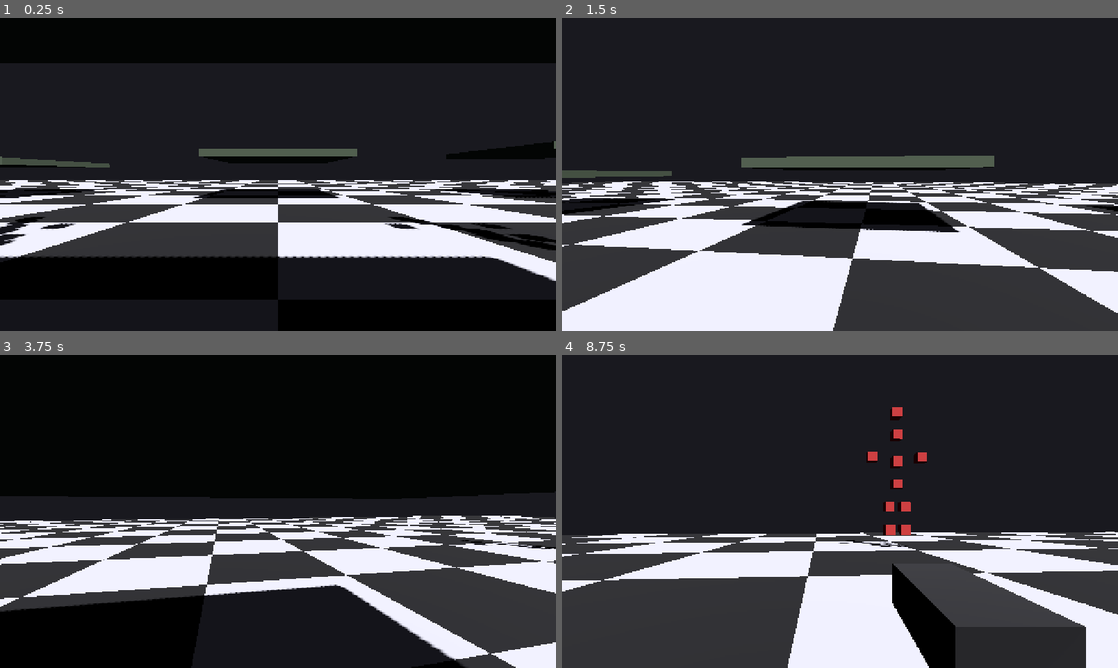
Above: before the commit, frames 1-4 (two rows, left to right).
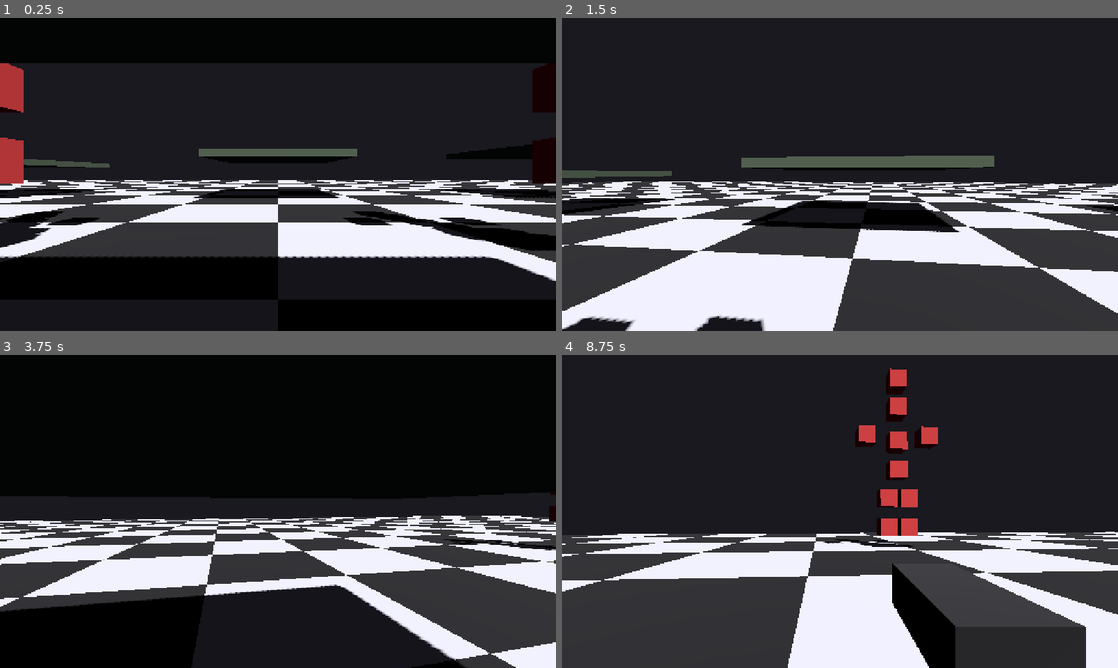
Above: after the commit, the same moments.

Repository: radomirsky/190K-G.O.P
Game: Godot game, scene res://main.tscn
Same seed, same stepped clock (60 frames per second), same inputs: the game is played once before the commit and once after it.
Inputs (mouse positions are in pixels of both pictures, inside the frame that each line leads up to):
- Up to frame 1 (0.25 s): no input
- Up to frame 2 (1.5 s): tap Enter at 0.5 s; move the mouse to (867, 174) at 0.52 s; hold W from 0.53 s (still down); tap E at 0.6 s; click (867, 174) at 0.67 s; tap Space at 0.77 s; move the mouse to (812, 174) at 1.27 s; tap Q at 1.35 s
- Up to frame 3 (3.75 s): keep holding W; tap Space at 1.52, 3.02 s; move the mouse to (289, 505) at 2.02 s; hold Ctrl 2.03-2.78 s; move the mouse to (272, 517) at 2.77 s; tap Shift at 2.85 s; click (272, 517) at 2.92 s; move the mouse to (316, 514) at 3.52 s; tap R at 3.6 s
- Up to frame 4 (8.75 s): tap Space at 3.77, 4.52, 6.02, 6.77, 7.52 s; move the mouse to (795, 508) at 4.27 s; tap Z at 4.35 s; move the mouse to (845, 511) at 5.02 s; tap X at 5.1 s; click (845, 511) at 5.17 s; move the mouse to (817, 505) at 5.77 s; release W at 5.78 s; hold D 5.78-6.53 s; tap B at 5.85 s; move the mouse to (867, 511) at 6.52 s; hold W from 6.53 s (still down); tap G at 6.6 s; move the mouse to (812, 511) at 7.27 s; tap E at 7.35 s; click (812, 511) at 7.42 s; move the mouse to (851, 505) at 8.02 s; tap Q at 8.1 s

The runs differ from the first frame. In frame 1, 4.1% of the frame differs, in the area x 0-100%, y 14-75%; in frame 2, 1.0%; in frame 3, 0.3%; in frame 4, 2.5%.

Commit message:
Update enemy dimensions: increase size of BoxMesh, CapsuleShape, and SphereShape for improved gameplay dynamics. Add scale to Humanoid node for better visual representation.

Diff:
--- a/enemy.tscn
+++ b/enemy.tscn
@@ -3,17 +3,17 @@
 [ext_resource type="Script" path="res://enemy.gd" id="1_enemy_script"]
 
 [sub_resource type="BoxMesh" id="BoxMesh_enemy_cube"]
-size = Vector3(0.42, 0.42, 0.42)
+size = Vector3(0.6, 0.6, 0.6)
 
 [sub_resource type="StandardMaterial3D" id="StandardMaterial3D_enemy"]
 albedo_color = Color(0.95, 0.32, 0.32, 1)
 
 [sub_resource type="CapsuleShape3D" id="CapsuleShape3D_enemy"]
-radius = 0.35
-height = 1.05
+radius = 0.55
+height = 1.75
 
 [sub_resource type="SphereShape3D" id="SphereShape3D_break"]
-radius = 1.35
+radius = 1.9
 
 [node name="Enemy" type="CharacterBody3D" groups=["enemy"]]
 script = ExtResource("1_enemy_script")
@@ -22,6 +22,7 @@
 shape = SubResource("CapsuleShape3D_enemy")
 
 [node name="Humanoid" type="Node3D" parent="."]
+scale = Vector3(1.25, 1.25, 1.25)
 
 [node name="Cube0" type="MeshInstance3D" parent="Humanoid"]
 mesh = SubResource("BoxMesh_enemy_cube")
